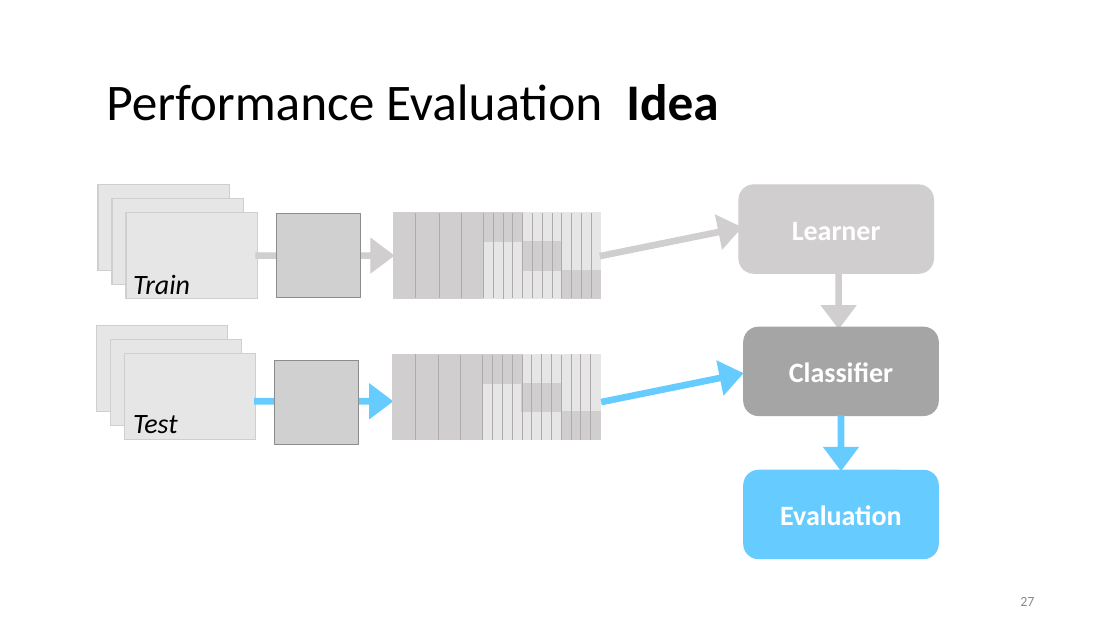
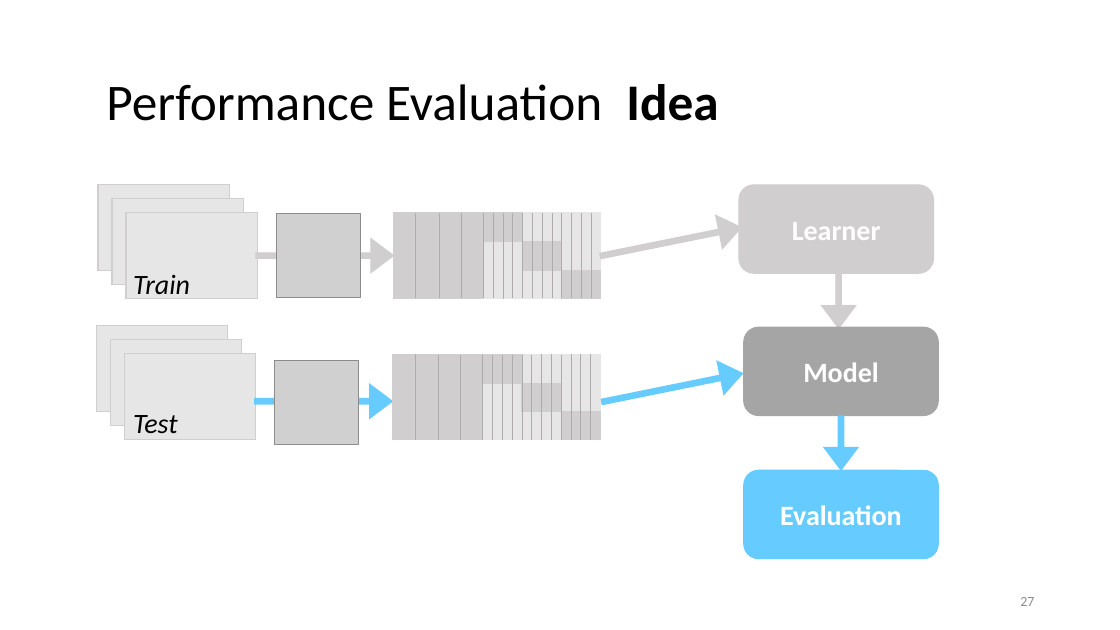
Before and after one commit to lisa-wm/consulting, a slide deck: slide 27 of 5_seminar/Contents_Part_02/slides/slides_II_3.pptx. Drawn at 1120x630 pixels with LibreOffice and Linux fonts; fonts in the diff are those of the drawing; grey boxes stand for pictures. Boxes give left, top, right and bottom in pixels: in the first picture for what was removed or moved away, otherwise in the second. Text is boxed around its words. In the diff, an @@ line names an element or a change of style, - is before the commit and + after.

```diff
--- a/5_seminar/Contents_Part_02/slides/slides_II_3.pptx
+++ b/5_seminar/Contents_Part_02/slides/slides_II_3.pptx
@@ text in rounded rectangle at bbox=[803, 362, 878, 382]: text changed @@
-Classifier
+Model
```
Also in this commit, not shown: 6 other slides changed, 5 other files.
